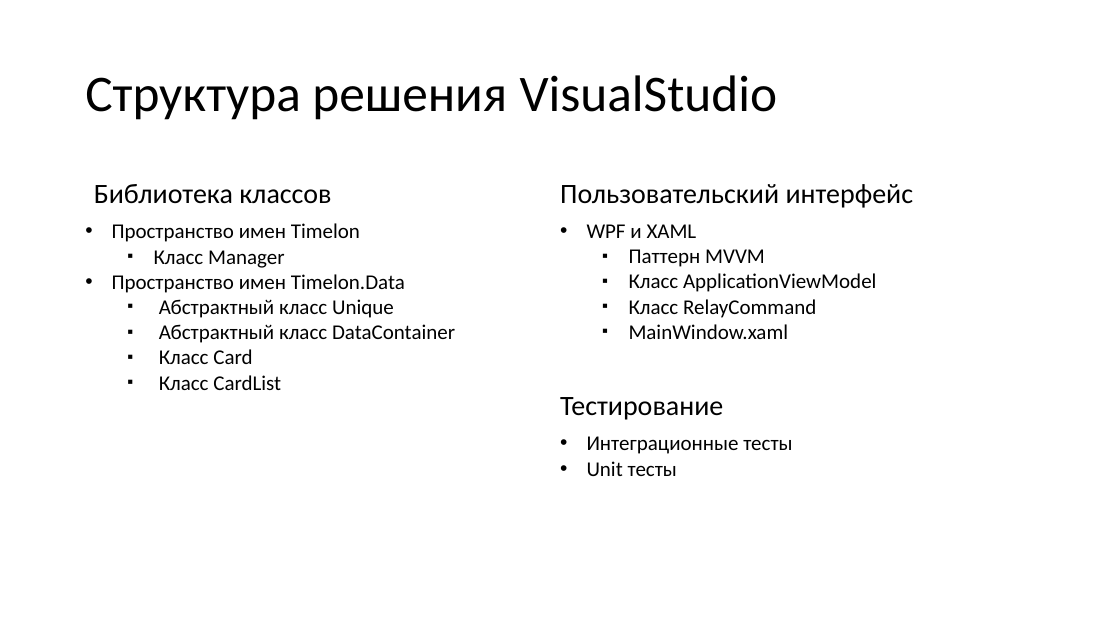
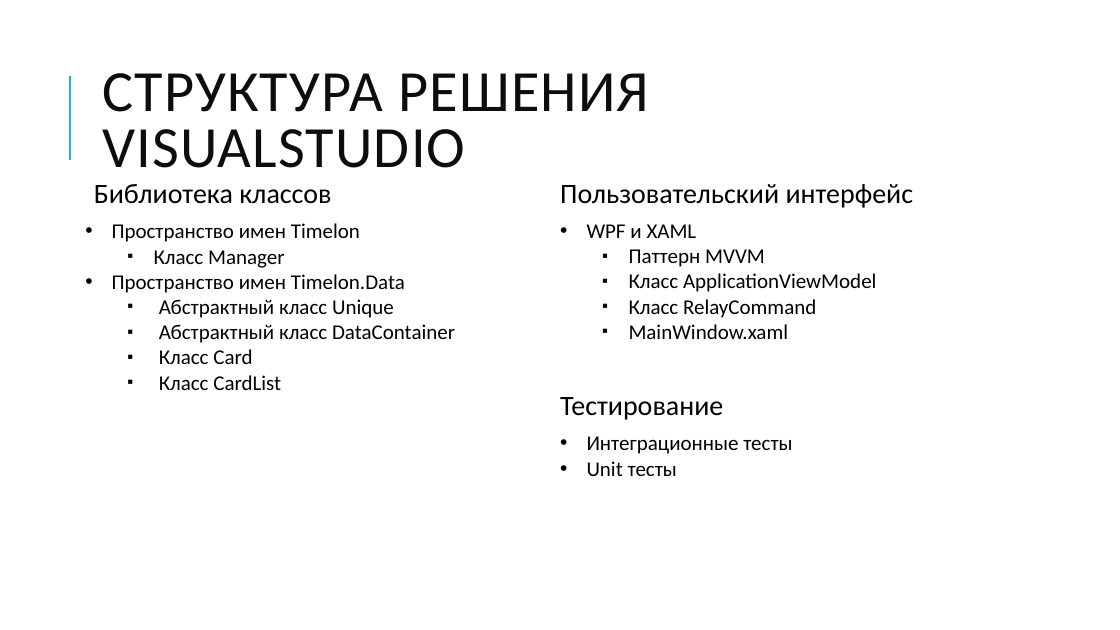
Before and after one commit to N0tilT/Timelon, a slide deck: slide 5 of docs/Timelon.pptx. Drawn at 1120x630 pixels with LibreOffice and Linux fonts; fonts in the diff are those of the drawing. Boxes give left, top, right and bottom in pixels: in the first picture for what was removed or moved away, otherwise in the second. Text is boxed around its words. In the diff, an @@ line names an element or a change of style, - is before the commit and + after.

```diff
--- a/docs/Timelon.pptx
+++ b/docs/Timelon.pptx
@@ line added from (70, 160) to (70, 76), #1CADE4 1.5 pt @@
@@ title at [102, 73, 650, 168]: text changed; size 44 to 50 pt; text colour #000000 to #0D0D0D @@
-Структура решения VisualStudio
+СТРУКТУРА РЕШЕНИЯ VISUALSTUDIO
```
Also in this commit, not shown: 24 other slides changed.
